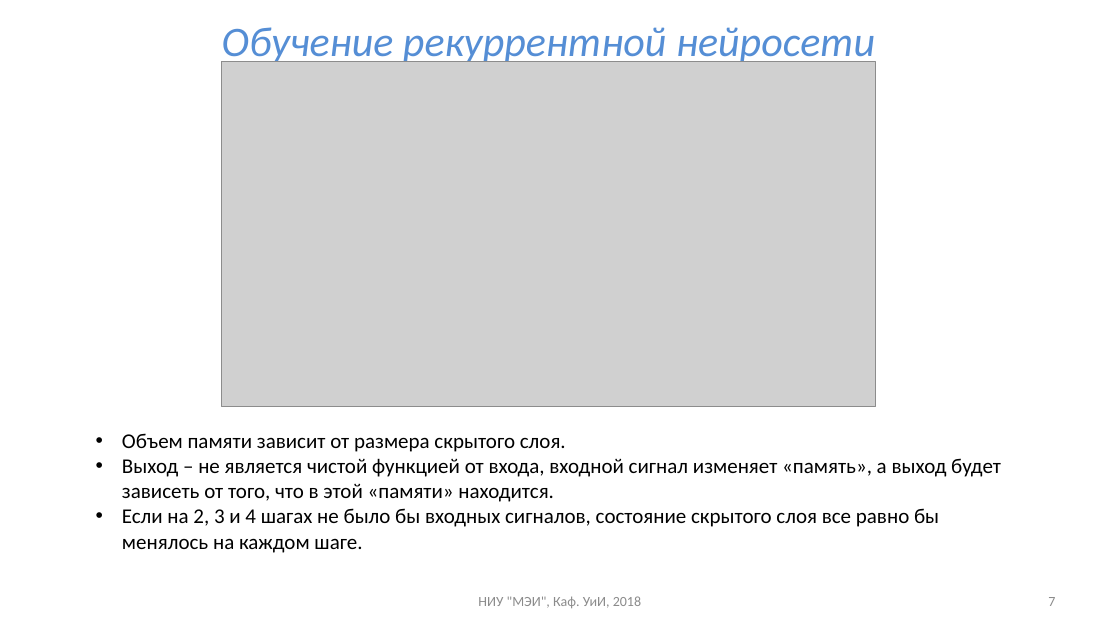
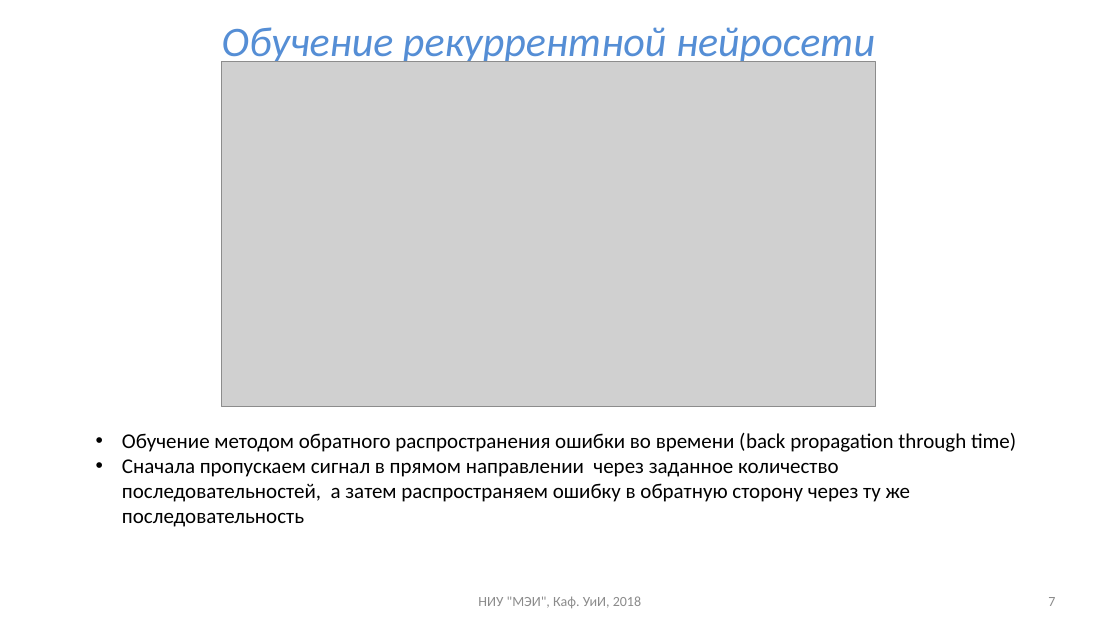
Before and after one commit to uii-mpei/uii-mpei.github.io, a slide deck: slide 7 of study/courses/iis/IIS_lec_10.pptx. Drawn at 1120x630 pixels with LibreOffice and Linux fonts; fonts in the diff are those of the drawing; grey boxes stand for pictures. Boxes give left, top, right and bottom in pixels: in the first picture for what was removed or moved away, otherwise in the second. Text is boxed around its words. In the diff, an @@ line names an element or a change of style, - is before the commit and + after.

Commit message:
ИИС: лекция №10 правки

```diff
--- a/study/courses/iis/IIS_lec_10.pptx
+++ b/study/courses/iis/IIS_lec_10.pptx
@@ text at bbox=[122, 433, 1016, 527]: text changed @@
-• Объем памяти зависит от размера скрытого слоя.
-• Выход – не является чистой функцией от входа, входной сигнал изменяет «память», а выход будет зависеть от того, что в этой «памяти» находится.
-• Если на 2, 3 и 4 шагах не было бы входных сигналов, состояние скрытого слоя все равно бы менялось на каждом шаге.
+• Обучение методом обратного распространения ошибки во времени (back propagation through time)
+• Сначала пропускаем сигнал в прямом направлении через заданное количество последовательностей, а затем распространяем ошибку в обратную сторону через ту же последовательность
```
